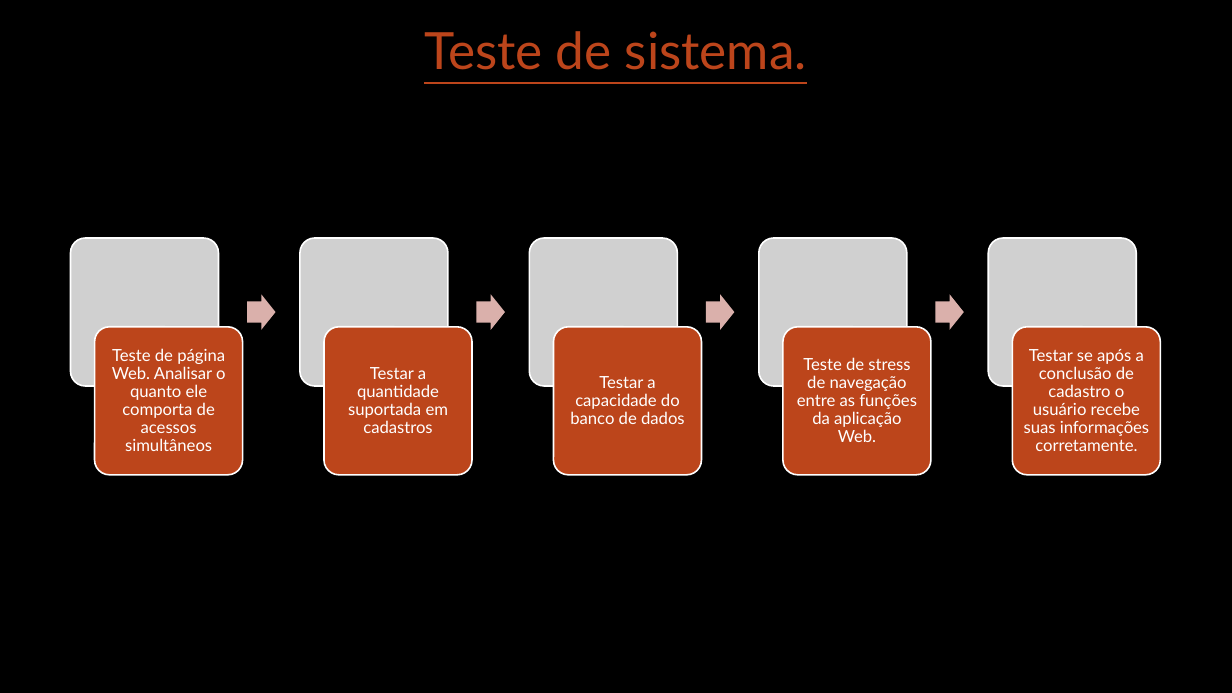
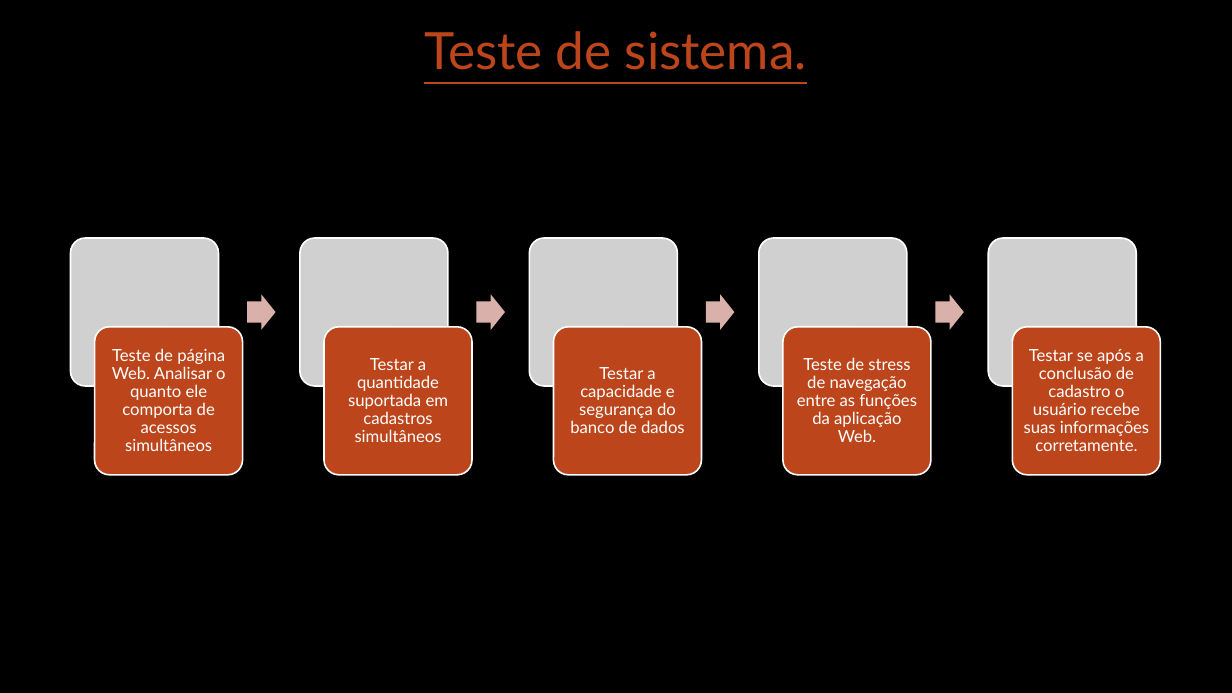
Before and after one commit to raphaelbachega/Bachega-s-repository, a slide deck: slide 5 of conteudoBandtecBachega/CicloDeVidaDeDesenvolvimento.pptx. Drawn at 1232x693 pixels with LibreOffice and Linux fonts; fonts in the diff are those of the drawing; grey boxes stand for pictures; background and template pictures are left out. Boxes give left, top, right and bottom in pixels: in the first picture for what was removed or moved away, otherwise in the second. Text is boxed around its words. In the diff, an @@ line names an element or a change of style, - is before the commit and + after.

```diff
--- a/conteudoBandtecBachega/CicloDeVidaDeDesenvolvimento.pptx
+++ b/conteudoBandtecBachega/CicloDeVidaDeDesenvolvimento.pptx
@@ text at [348, 358, 448, 442]: text changed @@
-Testar a quantidade suportada em cadastros
+Testar a quantidade suportada em cadastros simultâneos
@@ text at [570, 367, 685, 433]: text changed @@
-Testar a capacidade do banco de dados
+Testar a capacidade e segurança do banco de dados
```
Also in this commit, not shown: 1 other slide changed, 1 slide added, 1 slide removed.
